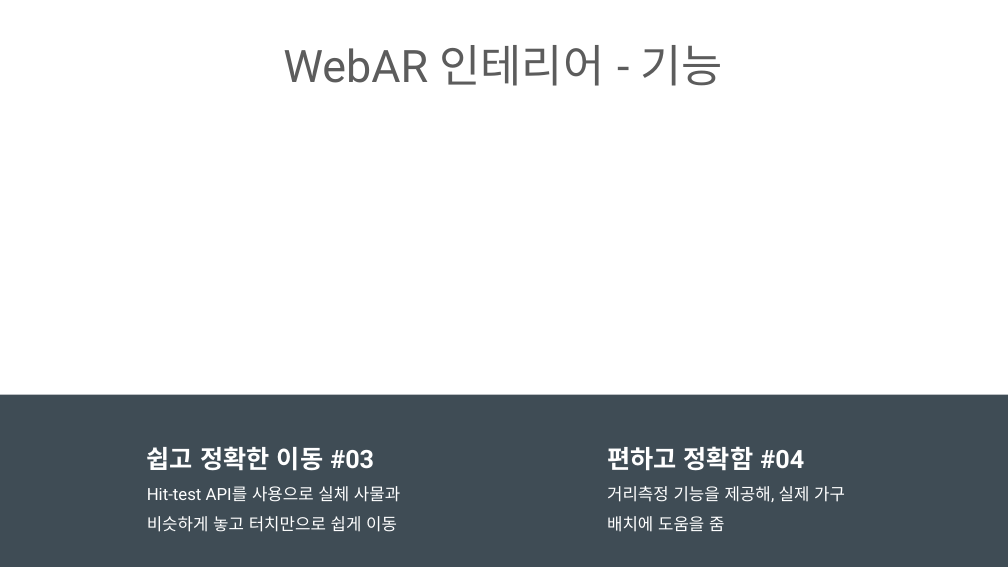
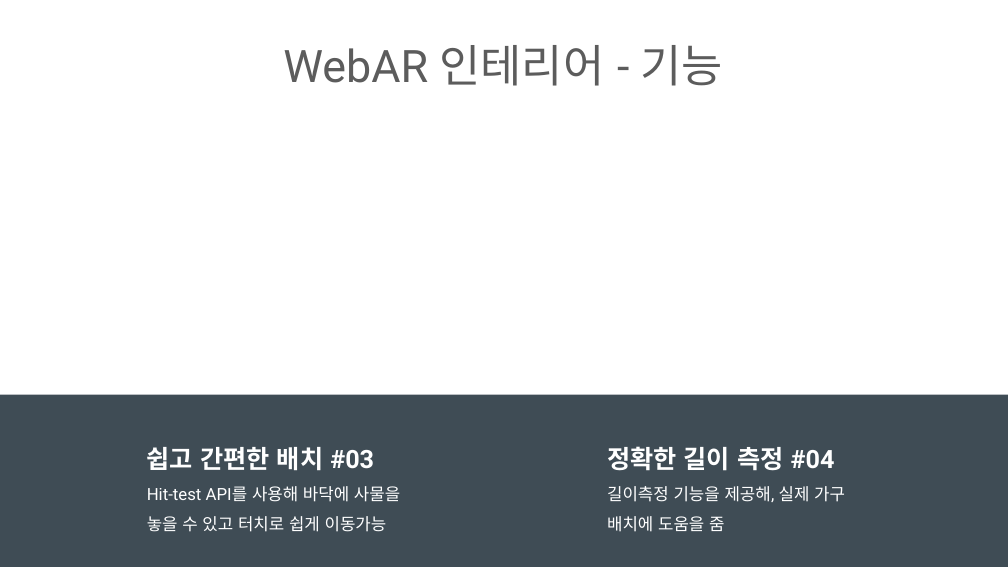
Before and after one commit to ptyoiy/ARwork, a slide deck: slide 9 of 호남-발표자료.pptx (slide 8 before the commit). Drawn at 1008x567 pixels with LibreOffice and Linux fonts; fonts in the diff are those of the drawing; background and template pictures are left out. Boxes give left, top, right and bottom in pixels: in the first picture for what was removed or moved away, otherwise in the second. Text is boxed around its words. In the diff, an @@ line names an element or a change of style, - is before the commit and + after.

```diff
--- a/호남-발표자료.pptx
+++ b/호남-발표자료.pptx
@@ text at (x1=147, y1=447, x2=400, y2=532): text changed @@
-쉽고 정확한 이동 #03
-Hit-test API를 사용으로 실체 사물과 비슷하게 놓고 터치만으로 쉽게 이동
+쉽고 간편한 배치 #03
+Hit-test API를 사용해 바닥에 사물을 놓을 수 있고 터치로 쉽게 이동가능
@@ text at (x1=607, y1=446, x2=845, y2=532): text changed @@
-편하고 정확함 #04
-거리측정 기능을 제공해, 실제 가구 배치에 도움을 줌
+정확한 길이 측정 #04
+길이측정 기능을 제공해, 실제 가구 배치에 도움을 줌
```
Also in this commit, not shown: 10 other slides changed, 1 other file.
